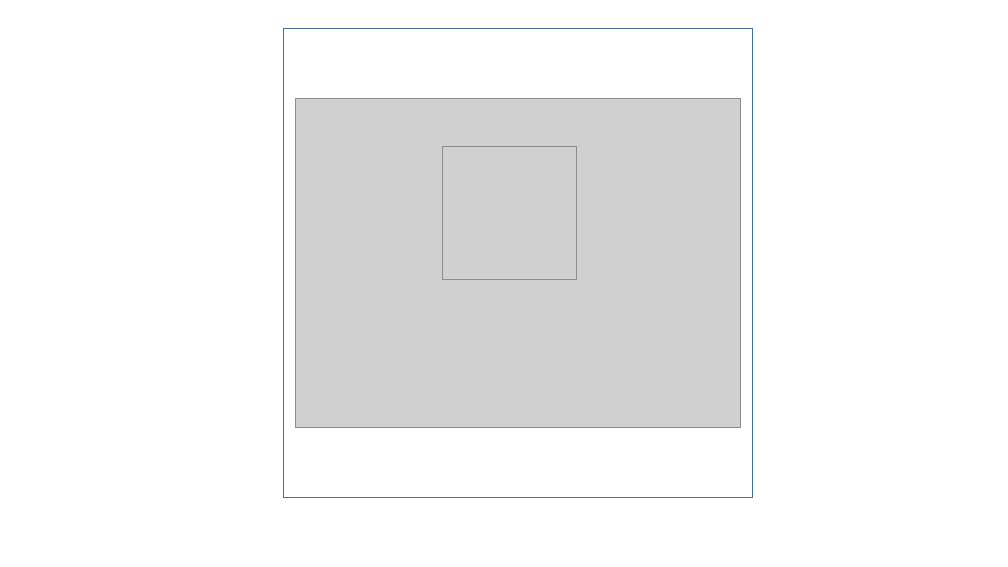
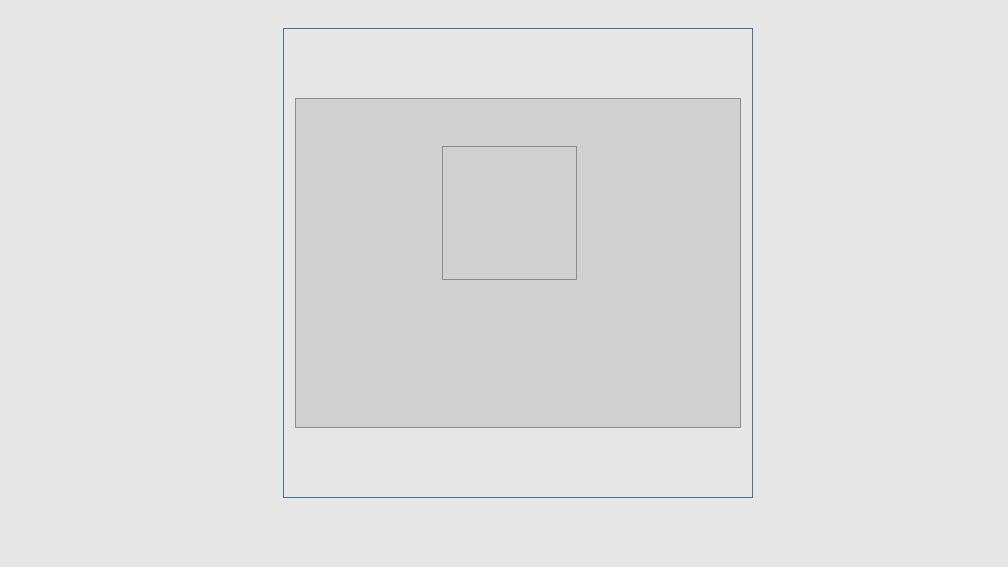
Before and after one commit to SarBearSchwartz/SarBearSchwartz.github.io, a slide deck: slide 3 of static/img/_hex_logo_building.pptx. Drawn at 1008x567 pixels with LibreOffice and Linux fonts; fonts in the diff are those of the drawing; grey boxes stand for pictures. Boxes give left, top, right and bottom in pixels: in the first picture for what was removed or moved away, otherwise in the second. Text is boxed around its words. In the diff, an @@ line names an element or a change of style, - is before the commit and + after.

```diff
--- a/static/img/_hex_logo_building.pptx
+++ b/static/img/_hex_logo_building.pptx
@@ background #FFFFFF to #E7E6E6 @@
```
Also in this commit, not shown: 1 other slide changed, 23 other files.
